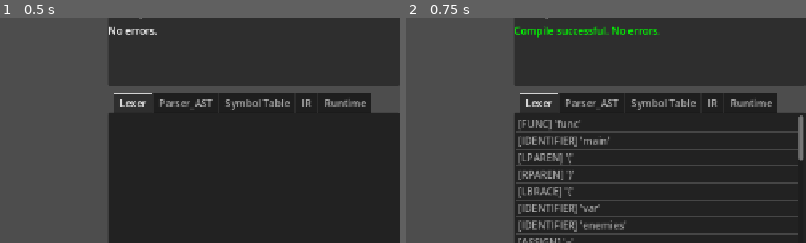
Above: before the commit, frames 1-2 (left to right).
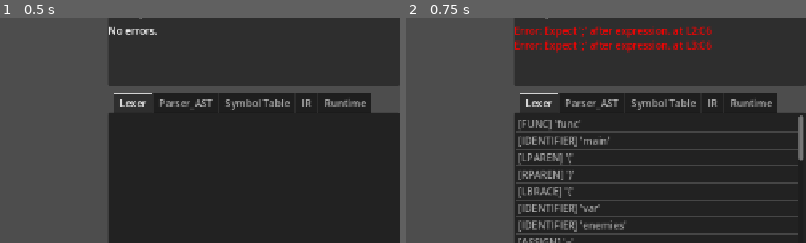
Above: after the commit, the same moments.

Repository: abdullahazharkhan/turret-script
Game: Godot game, scene res://scenes/main.tscn
The game is run twice, just before and just after one commit, with the same random seed, the same clock (stepped at 60 frames per second) and the same inputs.
Inputs:
- Up to frame 1 (0.5 s): no input
- Up to frame 2 (0.75 s): click "Compile" at 0.5 s
The pictures show only the part of the screen within x 50-100%, y 42-92%; the shares and areas given below are measured in that part.

Frame 1 is identical in both runs. In frame 2, 2.4% of the frame differs, in the area x 27-77%, y 3-16%.

Commit message:
Parser and AST

Diff:
--- /dev/null
+++ b/scripts/compiler/ast.gd
@@ -0,0 +1,85 @@
+extends RefCounted
+
+class ASTNode extends RefCounted:
+	var type: String = "ASTNode"
+	var span
+
+class Program extends ASTNode:
+	var statements: Array = []
+	func _init(s = null): type = "Program"; span = s
+
+class VarDecl extends ASTNode:
+	var type_name: String
+	var identifier: String
+	var initializer: ASTNode
+	func _init(s = null): type = "VarDecl"; span = s
+
+class Assignment extends ASTNode:
+	var identifier: String
+	var value: ASTNode
+	func _init(s = null): type = "Assignment"; span = s
+
+class FunctionDecl extends ASTNode:
+	var identifier: String
+	var parameters: Array = [] # Array of Dictionary { "name": String, "type": String }
+	var return_type: String
+	var body: Block
+	func _init(s = null): type = "FunctionDecl"; span = s
+
+class Block extends ASTNode:
+	var statements: Array = []
+	func _init(s = null): type = "Block"; span = s
+
+class IfStmt extends ASTNode:
+	var condition: ASTNode
+	var then_branch: Block
+	var else_branch: Block
+	func _init(s = null): type = "IfStmt"; span = s
+
+class WhileStmt extends ASTNode:
+	var condition: ASTNode
+	var body: Block
+	func _init(s = null): type = "WhileStmt"; span = s
+
+class ForEnemyStmt extends ASTNode:
+	var identifier: String
+	var body: Block
+	func _init(s = null): type = "ForEnemyStmt"; span = s
+
+class ReturnStmt extends ASTNode:
+	var value: ASTNode
+	func _init(s = null): type = "ReturnStmt"; span = s
+
+class ExprStmt extends ASTNode:
+	var expression: ASTNode
+	func _init(s = null): type = "ExprStmt"; span = s
+
+class BinaryExpr extends ASTNode:
+	var left: ASTNode
+	var operator: int # TokenType
+	var right: ASTNode
+	func _init(s = null): type = "BinaryExpr"; span = s
+
+class UnaryExpr extends ASTNode:
+	var operator: int # TokenType
+	var right: ASTNode
+	func _init(s = null): type = "UnaryExpr"; span = s
+
+class LiteralExpr extends ASTNode:
+	var value: Variant
+	var literal_type: int # TokenType (TK_INT_LITERAL, etc)
+	func _init(s = null): type = "LiteralExpr"; span = s
+
+class IdentifierExpr extends ASTNode:
+	var identifier: String
+	func _init(s = null): type = "IdentifierExpr"; span = s
+
+class CallExpr extends ASTNode:
+	var callee: String
+	var arguments: Array = []
+	func _init(s = null): type = "CallExpr"; span = s
+
+class MemberAccessExpr extends ASTNode:
+	var object: ASTNode
+	var member: String
+	func _init(s = null): type = "MemberAccessExpr"; span = s
--- a/scripts/compiler/compiler.gd
+++ b/scripts/compiler/compiler.gd
@@ -2,19 +2,30 @@
 extends RefCounted
 
 const LexerScript = preload("res://scripts/compiler/lexer.gd")
+const ParserScript = preload("res://scripts/compiler/parser.gd")
 const ResultScript = preload("res://scripts/compiler/data/compiler_result.gd")
 
 var lexer
+var parser
 
 func _init():
 	lexer = LexerScript.new()
+	parser = ParserScript.new()
 
 func compile(source: String):
 	var result = ResultScript.new()
 	var tokens = lexer.tokenize(source)
 
+	var ast = null
+	if lexer.diagnostics.is_empty():
+		ast = parser.parse(tokens)
+
 	result.tokens = tokens
-	result.diagnostics = lexer.diagnostics
+	result.ast = ast
+	result.diagnostics = lexer.diagnostics.duplicate()
+	if parser:
+		result.diagnostics.append_array(parser.diagnostics)
+
 	result.success = result.diagnostics.size() == 0
 
 	return result
--- a/scripts/compiler/data/compiler_result.gd
+++ b/scripts/compiler/data/compiler_result.gd
@@ -4,3 +4,4 @@
 var success: bool = false
 var tokens: Array = []
 var diagnostics: Array = []
+var ast
--- /dev/null
+++ b/scripts/compiler/parser.gd
@@ -0,0 +1,420 @@
+extends RefCounted
+
+const TT = preload("res://scripts/compiler/data/token_type.gd")
+const AST = preload("res://scripts/compiler/ast.gd")
+const DiagScript = preload("res://scripts/compiler/data/diagnostic.gd")
+
+var _tokens: Array
+var _current: int = 0
+var diagnostics: Array = []
+
+func parse(tokens: Array) -> AST.Program:
+	_tokens = tokens
+	_current = 0
+	diagnostics.clear()
+
+	var program = AST.Program.new()
+	while not _is_at_end():
+		var stmt = _declaration()
+		if stmt != null:
+			program.statements.append(stmt)
+
+	return program
+
+func _declaration() -> AST.ASTNode:
+	# Recursive descent entry point for a statement/declaration
+	var result = null
+
+	if _match([TT.TK_FUNC]):
+		result = _function_declaration()
+	elif _match([TT.TK_TYPE_INT, TT.TK_TYPE_BOOL, TT.TK_TYPE_STRING, TT.TK_TYPE_ENEMY, TT.TK_TYPE_VOID]):
+		result = _var_declaration()
+	else:
+		result = _statement()
+
+	if result == null:
+		_synchronize()
+	return result
+
+func _function_declaration() -> AST.FunctionDecl:
+	var func_token = _previous()
+	var name = _consume(TT.TK_IDENTIFIER, "Expect function name.")
+	_consume(TT.TK_LPAREN, "Expect '(' after function name.")
+
+	var parameters = []
+	if not _check(TT.TK_RPAREN):
+		while true:
+			var p_type = _consume_type("Expect parameter type.")
+			var p_name = _consume(TT.TK_IDENTIFIER, "Expect parameter name.")
+			if p_type != null and p_name != null:
+				parameters.append({"name": p_name.lexeme, "type": p_type.lexeme})
+			if not _match([TT.TK_COMMA]):
+				break
+
+	_consume(TT.TK_RPAREN, "Expect ')' after parameters.")
+
+	var return_type = "void"
+	if _match([TT.TK_ARROW]):
+		var rt_token = _consume_type("Expect return type after '->'.")
+		if rt_token != null:
+			return_type = rt_token.lexeme
+
+	_consume(TT.TK_LBRACE, "Expect '{' before function body.")
+	var body = _block()
+
+	var node = AST.FunctionDecl.new(func_token.span)
+	if name != null:
+		node.identifier = name.lexeme
+	node.parameters = parameters
+	node.return_type = return_type
+	node.body = body
+	return node
+
+func _var_declaration() -> AST.VarDecl:
+	var type_token = _previous()
+	var name = _consume(TT.TK_IDENTIFIER, "Expect variable name.")
+
+	var initializer = null
+	if _match([TT.TK_ASSIGN]):
+		initializer = _expression()
+
+	_consume(TT.TK_SEMICOLON, "Expect ';' after variable declaration.")
+
+	var node = AST.VarDecl.new(type_token.span)
+	node.type_name = type_token.lexeme
+	if name != null:
+		node.identifier = name.lexeme
+	node.initializer = initializer
+	return node
+
+func _statement() -> AST.ASTNode:
+	if _match([TT.TK_IF]):
+		return _if_statement()
+	if _match([TT.TK_WHILE]):
+		return _while_statement()
+	if _match([TT.TK_FOR]):
+		return _for_enemy_statement()
+	if _match([TT.TK_RETURN]):
+		return _return_statement()
+	if _match([TT.TK_LBRACE]):
+		return _block()
+
+	# Could be an assignment or an expression statement
+	# Let's check for Assignment (Identifier "=" Expression)
+	if _check(TT.TK_IDENTIFIER) and _check_next(TT.TK_ASSIGN):
+		return _assignment()
+
+	return _expression_statement()
+
+func _if_statement() -> AST.IfStmt:
+	var token = _previous()
+	_consume(TT.TK_LPAREN, "Expect '(' after 'if'.")
+	var condition = _expression()
+	_consume(TT.TK_RPAREN, "Expect ')' after if condition.")
+
+	var then_branch = _statement()
+	if then_branch is not AST.Block:
+		# If the branch isn't a block, wrap it in one to simplify AST and VM logic later
+		var wrapper = AST.Block.new(then_branch.span if then_branch else token.span)
+		if then_branch: wrapper.statements.append(then_branch)
+		then_branch = wrapper
+
+	var else_branch = null
+	if _match([TT.TK_ELSE]):
+		else_branch = _statement()
+		if else_branch is not AST.Block:
+			var wrapper = AST.Block.new(else_branch.span if else_branch else _previous().span)
+			if else_branch: wrapper.statements.append(else_branch)
+			else_branch = wrapper
+
+	var node = AST.IfStmt.new(token.span)
+	node.condition = condition
+	node.then_branch = then_branch
+	node.else_branch = else_branch
+	return node
+
+func _while_statement() -> AST.WhileStmt:
+	var token = _previous()
+	_consume(TT.TK_LPAREN, "Expect '(' after 'while'.")
+	var condition = _expression()
+	_consume(TT.TK_RPAREN, "Expect ')' after while condition.")
+
+	var body = _statement()
+	if body is not AST.Block:
+		var wrapper = AST.Block.new(body.span if body else token.span)
+		if body: wrapper.statements.append(body)
+		body = wrapper
+
+	var node = AST.WhileStmt.new(token.span)
+	node.condition = condition
+	node.body = body
+	return node
+
+func _for_enemy_statement() -> AST.ForEnemyStmt:
+	var token = _previous()
+	_consume(TT.TK_ENEMY, "Expect 'enemy' after 'for'.")
+	var name = _consume(TT.TK_IDENTIFIER, "Expect loop variable name.")
+	_consume(TT.TK_IN, "Expect 'in' after loop variable.")
+	_consume(TT.TK_GET_ENEMIES, "Expect 'get_enemies' after 'in'.")
+	_consume(TT.TK_LPAREN, "Expect '(' after 'get_enemies'.")
+	_consume(TT.TK_RPAREN, "Expect ')' after '('.")
+
+	var body = _statement()
+	if body is not AST.Block:
+		var wrapper = AST.Block.new(body.span if body else token.span)
+		if body: wrapper.statements.append(body)
+		body = wrapper
+
+	var node = AST.ForEnemyStmt.new(token.span)
+	if name != null: node.identifier = name.lexeme
+	node.body = body
+	return node
+
+func _return_statement() -> AST.ReturnStmt:
+	var token = _previous()
+	var value = null
+	if not _check(TT.TK_SEMICOLON):
+		value = _expression()
+	_consume(TT.TK_SEMICOLON, "Expect ';' after return value.")
+
+	var node = AST.ReturnStmt.new(token.span)
+	node.value = value
+	return node
+
+func _assignment() -> AST.Assignment:
+	var name = _consume(TT.TK_IDENTIFIER, "Expect variable name.")
+	var assign = _consume(TT.TK_ASSIGN, "Expect '=' after variable name.")
+	var value = _expression()
+	_consume(TT.TK_SEMICOLON, "Expect ';' after assignment value.")
+
+	var node = AST.Assignment.new(name.span if name else assign.span)
+	if name != null: node.identifier = name.lexeme
+	node.value = value
+	return node
+
+func _expression_statement() -> AST.ExprStmt:
+	var expr = _expression()
+	var token = _previous()
+	_consume(TT.TK_SEMICOLON, "Expect ';' after expression.")
+	var node = AST.ExprStmt.new(expr.span if expr else token.span)
+	node.expression = expr
+	return node
+
+func _block() -> AST.Block:
+	var token = _previous()
+	var node = AST.Block.new(token.span)
+
+	while not _check(TT.TK_RBRACE) and not _is_at_end():
+		var stmt = _declaration()
+		if stmt != null:
+			node.statements.append(stmt)
+
+	_consume(TT.TK_RBRACE, "Expect '}' after block.")
+	return node
+
+# -- Expressions --
+
+func _expression() -> AST.ASTNode:
+	return _logical_or()
+
+func _logical_or() -> AST.ASTNode:
+	var expr = _logical_and()
+	while _match([TT.TK_OR]):
+		var operator = _previous().type
+		var right = _logical_and()
+		var node = AST.BinaryExpr.new(expr.span if expr else null)
+		node.left = expr
+		node.operator = operator
+		node.right = right
+		expr = node
+	return expr
+
+func _logical_and() -> AST.ASTNode:
+	var expr = _equality()
+	while _match([TT.TK_AND]):
+		var operator = _previous().type
+		var right = _equality()
+		var node = AST.BinaryExpr.new(expr.span if expr else null)
+		node.left = expr
+		node.operator = operator
+		node.right = right
+		expr = node
+	return expr
+
+func _equality() -> AST.ASTNode:
+	var expr = _relational()
+	while _match([TT.TK_EQ, TT.TK_NEQ]):
+		var operator = _previous().type
+		var right = _relational()
+		var node = AST.BinaryExpr.new(expr.span if expr else null)
+		node.left = expr
+		node.operator = operator
+		node.right = right
+		expr = node
+	return expr
+
+func _relational() -> AST.ASTNode:
+	var expr = _additive()
+	while _match([TT.TK_LT, TT.TK_LTE, TT.TK_GT, TT.TK_GTE]):
+		var operator = _previous().type
+		var right = _additive()
+		var node = AST.BinaryExpr.new(expr.span if expr else null)
+		node.left = expr
+		node.operator = operator
+		node.right = right
+		expr = node
+	return expr
+
+func _additive() -> AST.ASTNode:
+	var expr = _multiplicative()
+	while _match([TT.TK_PLUS, TT.TK_MINUS]):
+		var operator = _previous().type
+		var right = _multiplicative()
+		var node = AST.BinaryExpr.new(expr.span if expr else null)
+		node.left = expr
+		node.operator = operator
+		node.right = right
+		expr = node
+	return expr
+
+func _multiplicative() -> AST.ASTNode:
+	var expr = _unary()
+	while _match([TT.TK_STAR, TT.TK_SLASH]):
+		var operator = _previous().type
+		var right = _unary()
+		var node = AST.BinaryExpr.new(expr.span if expr else null)
+		node.left = expr
+		node.operator = operator
+		node.right = right
+		expr = node
+	return expr
+
+func _unary() -> AST.ASTNode:
+	if _match([TT.TK_NOT, TT.TK_MINUS]):
+		var operator = _previous()
+		var right = _unary()
+		var node = AST.UnaryExpr.new(operator.span)
+		node.operator = operator.type
+		node.right = right
+		return node
+	return _call()
+
+func _call() -> AST.ASTNode:
+	var expr = _primary()
+
+	while true:
+		if _match([TT.TK_LPAREN]):
+			expr = _finish_call(expr)
+		# Add MemberAccessExpr for future proofing, e.g. target.health
+		elif _match([TT.TK_ARROW]): # we used -> but typical member access is . we don't have . token
+			pass # Skip for now as it's not in base EBNF, wait, we don't have DOT token. EBNF says get_enemies()
+			break
+		else:
+			break
+
+	return expr
+
+func _finish_call(callee: AST.ASTNode) -> AST.CallExpr:
+	var args = []
+	if not _check(TT.TK_RPAREN):
+		while true:
+			args.append(_expression())
+			if not _match([TT.TK_COMMA]):
+				break
+
+	var paren = _consume(TT.TK_RPAREN, "Expect ')' after arguments.")
+	var node = AST.CallExpr.new(callee.span if callee else paren.span)
+	if callee is AST.IdentifierExpr:
+		node.callee = callee.identifier
+	else:
+		# If it's a built-in API keyword like shoot
+		# We should handle built-ins as PrimaryExpr identifiers
+		pass
+
+	node.arguments = args
+	return node
+
+func _primary() -> AST.ASTNode:
+	if _match([TT.TK_BOOL_LITERAL]):
+		var token = _previous()
+		var n = AST.LiteralExpr.new(token.span)
+		n.value = token.literal
+		n.literal_type = TT.TK_BOOL_LITERAL
+		return n
+
+	if _match([TT.TK_INT_LITERAL, TT.TK_STRING_LITERAL]):
+		var token = _previous()
+		var n = AST.LiteralExpr.new(token.span)
+		n.value = token.literal
+		n.literal_type = token.type
+		return n
+
+	if _match([TT.TK_IDENTIFIER, TT.TK_GET_ENEMIES, TT.TK_NEAREST, TT.TK_DISTANCE, TT.TK_SHOOT, TT.TK_RELOAD]):
+		var n = AST.IdentifierExpr.new(_previous().span)
+		n.identifier = _previous().lexeme
+		return n
+
+	if _match([TT.TK_LPAREN]):
+		var expr = _expression()
+		_consume(TT.TK_RPAREN, "Expect ')' after expression.")
+		return expr
+
+	_error(_peek(), "Expect expression.")
+	return null
+
+# -- Helpers --
+
+func _consume_type(message: String):
+	if _match([TT.TK_TYPE_INT, TT.TK_TYPE_BOOL, TT.TK_TYPE_STRING, TT.TK_TYPE_ENEMY, TT.TK_TYPE_VOID]):
+		return _previous()
+	_error(_peek(), message)
+	return null
+
+func _match(types: Array) -> bool:
+	for type in types:
+		if _check(type):
+			_advance()
+			return true
+	return false
+
+func _check(type: int) -> bool:
+	if _is_at_end(): return false
+	return _peek().type == type
+
+func _check_next(type: int) -> bool:
+	if _current + 1 >= _tokens.size(): return false
+	return _tokens[_current + 1].type == type
+
+func _advance():
+	if not _is_at_end(): _current += 1
+	return _previous()
+
+func _is_at_end() -> bool:
+	return _peek().type == TT.TK_EOF
+
+func _peek():
+	return _tokens[_current]
+
+func _previous():
+	return _tokens[_current - 1]
+
+func _consume(type: int, message: String):
+	if _check(type): return _advance()
+	_error(_peek(), message)
+	return null
+
+func _error(token, message: String):
+	var span = token.span
+	diagnostics.append(DiagScript.new(DiagScript.LVL_ERROR, message, span))
+
+func _synchronize():
+	_advance()
+
+	while not _is_at_end():
+		if _previous().type == TT.TK_SEMICOLON: return
+
+		match _peek().type:
+			TT.TK_FUNC, TT.TK_IF, TT.TK_WHILE, TT.TK_FOR, TT.TK_RETURN, TT.TK_TYPE_INT, TT.TK_TYPE_BOOL, TT.TK_TYPE_STRING, TT.TK_TYPE_ENEMY:
+				return
+
+		_advance()
--- a/scripts/main.gd
+++ b/scripts/main.gd
@@ -2,6 +2,7 @@
 
 const CompilerScript = preload("res://scripts/compiler/compiler.gd")
 const DiagScript = preload("res://scripts/compiler/data/diagnostic.gd")
+const TT = preload("res://scripts/compiler/data/token_type.gd")
 
 @onready var ide_panel = $CanvasLayer/HSplitContainer/UIVSplit/IDEPanel
 @onready var pipeline_panel = $CanvasLayer/HSplitContainer/UIVSplit/CompilerPipelinePanel
@@ -23,3 +24,85 @@
 	lexer_list.clear()
 	for token in result.tokens:
 		lexer_list.add_item(token.as_string())
+
+	var ast_tree = pipeline_panel.get_node("Parser_AST") as Tree
+	ast_tree.clear()
+	if result.ast != null:
+		var root = ast_tree.create_item()
+		root.set_text(0, "Program")
+		_build_ast_tree(result.ast, root, ast_tree)
+
+func _build_ast_tree(ast_node, tree_parent: TreeItem, tree: Tree):
+	if ast_node == null: return
+
+	match ast_node.type:
+		"Program":
+			for stmt in ast_node.statements:
+				_build_ast_tree(stmt, tree_parent, tree)
+		"VarDecl":
+			var item = tree.create_item(tree_parent)
+			item.set_text(0, "VarDecl: %s %s" % [ast_node.type_name, ast_node.identifier])
+			if ast_node.initializer:
+				_build_ast_tree(ast_node.initializer, item, tree)
+		"Assignment":
+			var item = tree.create_item(tree_parent)
+			item.set_text(0, "Assignment: %s =" % ast_node.identifier)
+			if ast_node.value: _build_ast_tree(ast_node.value, item, tree)
+		"FunctionDecl":
+			var item = tree.create_item(tree_parent)
+			var params = ""
+			for p in ast_node.parameters:
+				params += "%s %s, " % [p.type, p.name]
+			item.set_text(0, "FuncDecl: %s(%s) -> %s" % [ast_node.identifier, params, ast_node.return_type])
+			if ast_node.body: _build_ast_tree(ast_node.body, item, tree)
+		"Block":
+			var item = tree.create_item(tree_parent)
+			item.set_text(0, "Block")
+			for stmt in ast_node.statements: _build_ast_tree(stmt, item, tree)
+		"IfStmt":
+			var item = tree.create_item(tree_parent)
+			item.set_text(0, "IfStmt")
+			var cond = tree.create_item(item); cond.set_text(0, "Condition"); _build_ast_tree(ast_node.condition, cond, tree)
+			var then_b = tree.create_item(item); then_b.set_text(0, "Then"); _build_ast_tree(ast_node.then_branch, then_b, tree)
+			if ast_node.else_branch:
+				var else_b = tree.create_item(item); else_b.set_text(0, "Else"); _build_ast_tree(ast_node.else_branch, else_b, tree)
+		"WhileStmt":
+			var item = tree.create_item(tree_parent)
+			item.set_text(0, "WhileStmt")
+			var cond = tree.create_item(item); cond.set_text(0, "Condition"); _build_ast_tree(ast_node.condition, cond, tree)
+			var body = tree.create_item(item); body.set_text(0, "Body"); _build_ast_tree(ast_node.body, body, tree)
+		"ForEnemyStmt":
+			var item = tree.create_item(tree_parent)
+			item.set_text(0, "ForEnemyStmt: %s" % ast_node.identifier)
+			if ast_node.body: _build_ast_tree(ast_node.body, item, tree)
+		"ReturnStmt":
+			var item = tree.create_item(tree_parent)
+			item.set_text(0, "ReturnStmt")
+			if ast_node.value: _build_ast_tree(ast_node.value, item, tree)
+		"ExprStmt":
+			var item = tree.create_item(tree_parent)
+			item.set_text(0, "ExprStmt")
+			if ast_node.expression: _build_ast_tree(ast_node.expression, item, tree)
+		"BinaryExpr":
+			var item = tree.create_item(tree_parent)
+			item.set_text(0, "BinaryExpr: %s" % TT.token_name(ast_node.operator))
+			if ast_node.left: _build_ast_tree(ast_node.left, item, tree)
+			if ast_node.right: _build_ast_tree(ast_node.right, item, tree)
+		"UnaryExpr":
+			var item = tree.create_item(tree_parent)
+			item.set_text(0, "UnaryExpr: %s" % TT.token_name(ast_node.operator))
+			if ast_node.right: _build_ast_tree(ast_node.right, item, tree)
+		"LiteralExpr":
+			var item = tree.create_item(tree_parent)
+			item.set_text(0, "Literal: %s" % str(ast_node.value))
+		"IdentifierExpr":
+			var item = tree.create_item(tree_parent)
+			item.set_text(0, "Identifier: %s" % ast_node.identifier)
+		"CallExpr":
+			var item = tree.create_item(tree_parent)
+			item.set_text(0, "Call: %s()" % ast_node.callee)
+			for arg in ast_node.arguments: _build_ast_tree(arg, item, tree)
+		"MemberAccessExpr":
+			var item = tree.create_item(tree_parent)
+			item.set_text(0, "MemberAccess: .%s" % ast_node.member)
+			if ast_node.object: _build_ast_tree(ast_node.object, item, tree)
--- /dev/null
+++ b/tests/compiler/test_parser.gd
@@ -0,0 +1,50 @@
+extends SceneTree
+
+const LexerScript = preload("res://scripts/compiler/lexer.gd")
+const ParserScript = preload("res://scripts/compiler/parser.gd")
+const TT = preload("res://scripts/compiler/data/token_type.gd")
+
+func _init():
+	print("Running Parser tests...")
+	var lexer = LexerScript.new()
+	var parser = ParserScript.new()
+
+	# Test 1: Basic variable declaration
+	var tokens = lexer.tokenize("int ammo = 10;")
+	var ast = parser.parse(tokens)
+	assert(ast.statements.size() == 1, "Expected 1 statement")
+	var decl = ast.statements[0]
+	assert(decl.type == "VarDecl")
+	assert(decl.identifier == "ammo")
+	assert(decl.initializer.type == "LiteralExpr")
+
+	# Test 2: Function declaration
+	var func_source = """
+	func shoot_enemy(enemy target) -> void {
+		if (target) {
+			shoot(target);
+		}
+	}
+	"""
+	tokens = lexer.tokenize(func_source)
+	ast = parser.parse(tokens)
+	assert(ast.statements.size() == 1)
+	var func_decl = ast.statements[0]
+	assert(func_decl.type == "FunctionDecl")
+	assert(func_decl.identifier == "shoot_enemy")
+	assert(func_decl.parameters.size() == 1)
+	assert(func_decl.parameters[0].name == "target")
+	assert(func_decl.body.statements.size() == 1)
+
+	# Test 3: Syntax error recovery
+	var err_source = """
+	int a = ;
+	int b = 5;
+	"""
+	tokens = lexer.tokenize(err_source)
+	ast = parser.parse(tokens)
+	assert(parser.diagnostics.size() > 0, "Expected diagnostics")
+	assert(ast.statements.size() >= 1, "Expected at least 1 statement after recovery")
+
+	print("All Parser tests passed!")
+	quit()
Not shown, added: scripts/compiler/ast.gd.uid
Not shown, added: scripts/compiler/parser.gd.uid
Not shown, added: tests/compiler/test_parser.gd.uid
